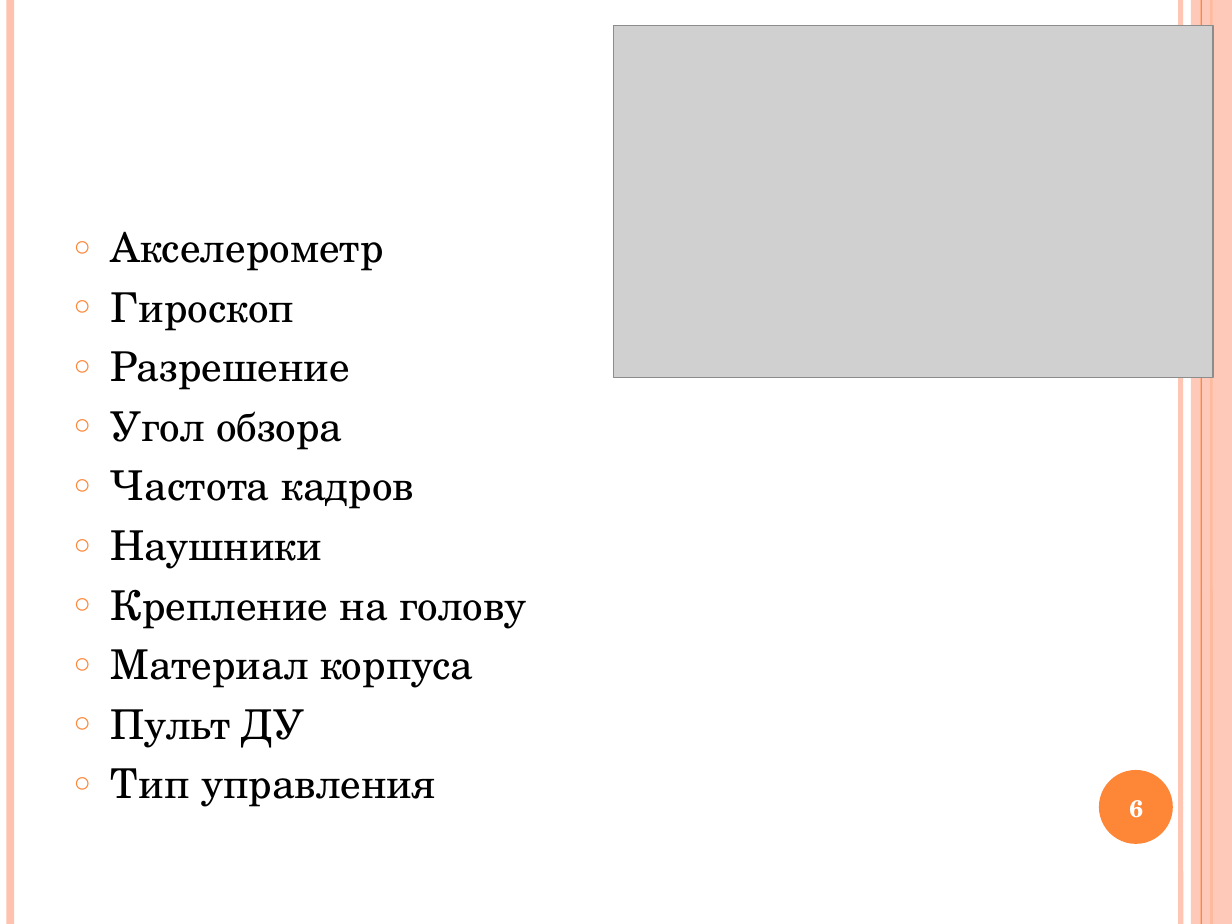
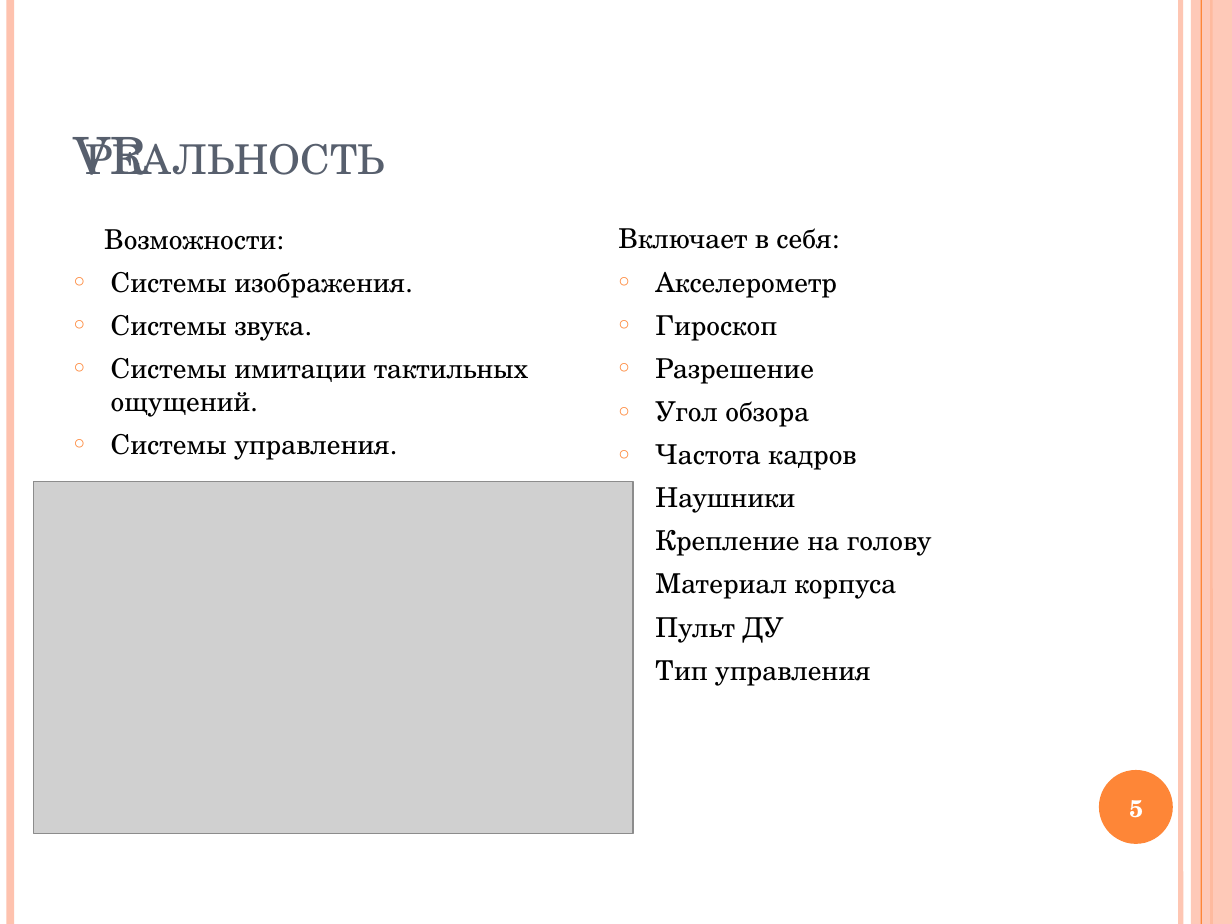
Before and after one commit to VSobolenko/VR-StudyRoom, a slide deck: slide 5 of Диплом - Приложение Unity VR/Презентация.pptx (slide 6 before the commit). Drawn at 1232x924 pixels with LibreOffice and Linux fonts; fonts in the diff are those of the drawing; grey boxes stand for pictures. Boxes give left, top, right and bottom in pixels: in the first picture for what was removed or moved away, otherwise in the second. Text is boxed around its words. In the diff, an @@ line names an element or a change of style, - is before the commit and + after.

```diff
--- a/Диплом - Приложение Unity VR/Презентация.pptx
+++ b/Диплом - Приложение Unity VR/Презентация.pptx
@@ title added at bbox=[74, 137, 385, 175], 30 pt, text #575F6D, small capitals @@
+VR реальность
@@ text added at bbox=[104, 229, 529, 460], 16 pt, text #000000 @@
+Возможности:
+○ Системы изображения.
+○ Системы звука.
+○ Системы имитации тактильных ощущений.
+○ Системы управления.
@@ text "Включает в себя:": place and size @@
-text "Включает в себя:" at bbox=[111, 231, 526, 807]
+text "Включает в себя:" at bbox=[618, 228, 932, 686]
@@ text at bbox=[618, 228, 831, 249]: paragraph added @@
+Включает в себя:
@@ text at bbox=[655, 272, 932, 686]: size 24 to 16 pt in "Акселерометр", "Гироскоп", "Разрешение", "Угол обзора" and 6 more places @@
@@ picture: place and size @@
-picture at bbox=[614, 26, 1212, 378]
+picture at bbox=[34, 482, 633, 834]
@@ page number at bbox=[1129, 800, 1143, 818]: text changed @@
-6
+5
```
Also in this commit, not shown: 6 other slides changed, 2 slides removed, 5 other files.
